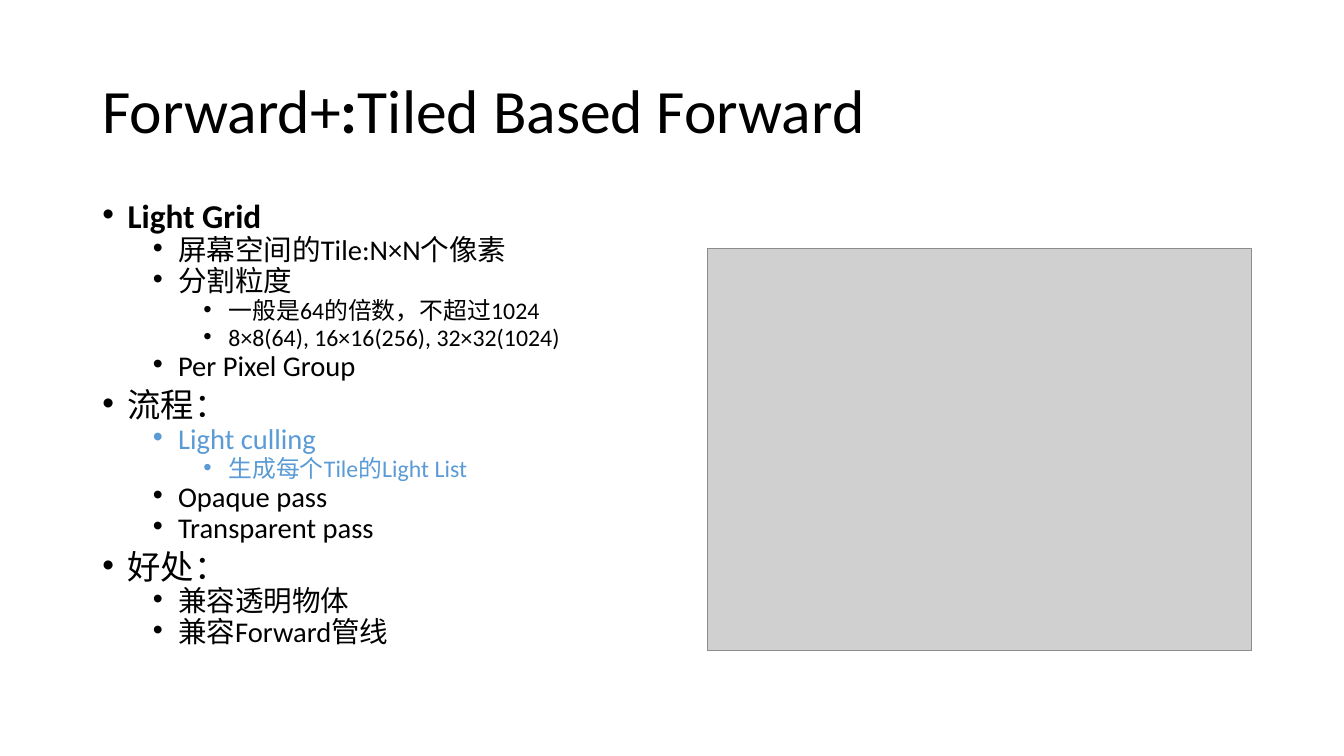
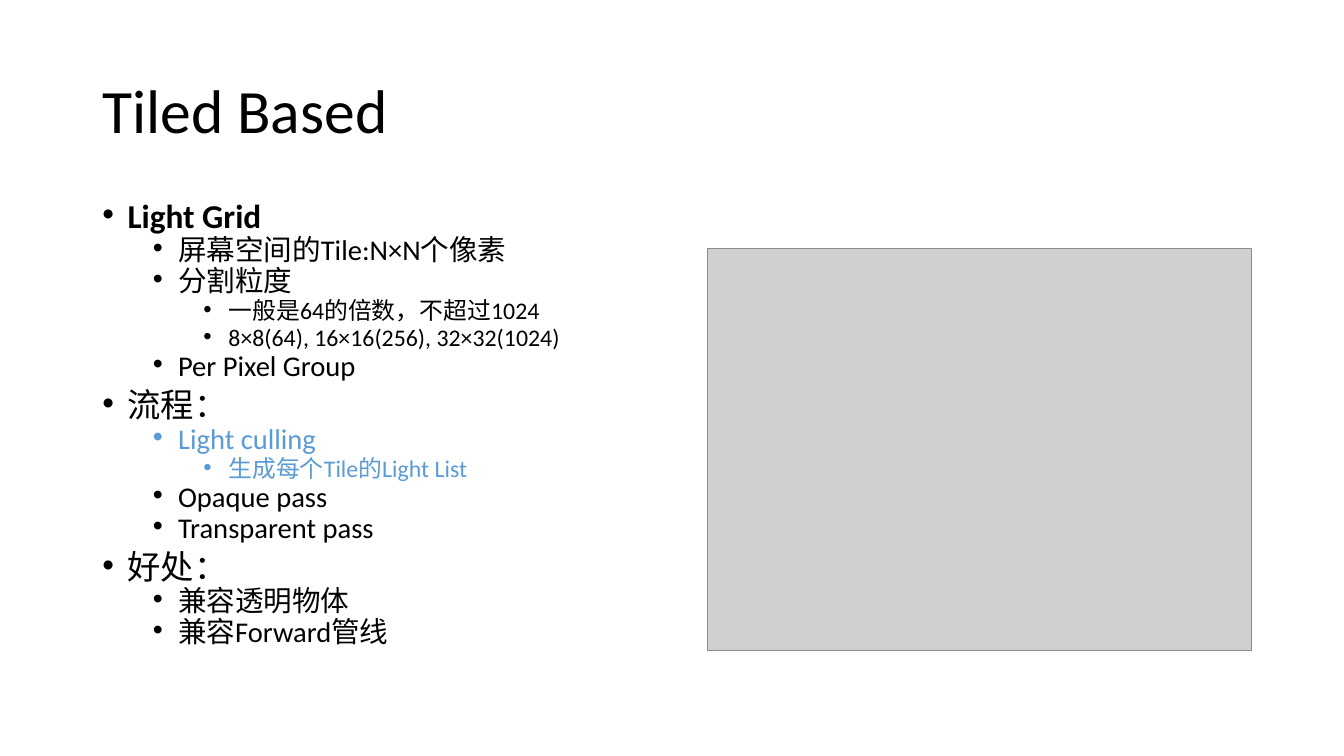
Before and after one commit to liangjuntu/Papers, a slide deck: slide 7 of ForwardPlus/Forward+梁骏图.pptx (slide 6 before the commit). Drawn at 1344x756 pixels with LibreOffice and Linux fonts; fonts in the diff are those of the drawing; grey boxes stand for pictures. Boxes give left, top, right and bottom in pixels: in the first picture for what was removed or moved away, otherwise in the second. Text is boxed around its words. In the diff, an @@ line names an element or a change of style, - is before the commit and + after.

```diff
--- a/ForwardPlus/Forward+梁骏图.pptx
+++ b/ForwardPlus/Forward+梁骏图.pptx
@@ title at [102,90,388,134]: text changed @@
-Forward+:Tiled Based Forward
+Tiled Based
```
Also in this commit, not shown: 8 other slides changed, 8 slides added, 1 other file.
